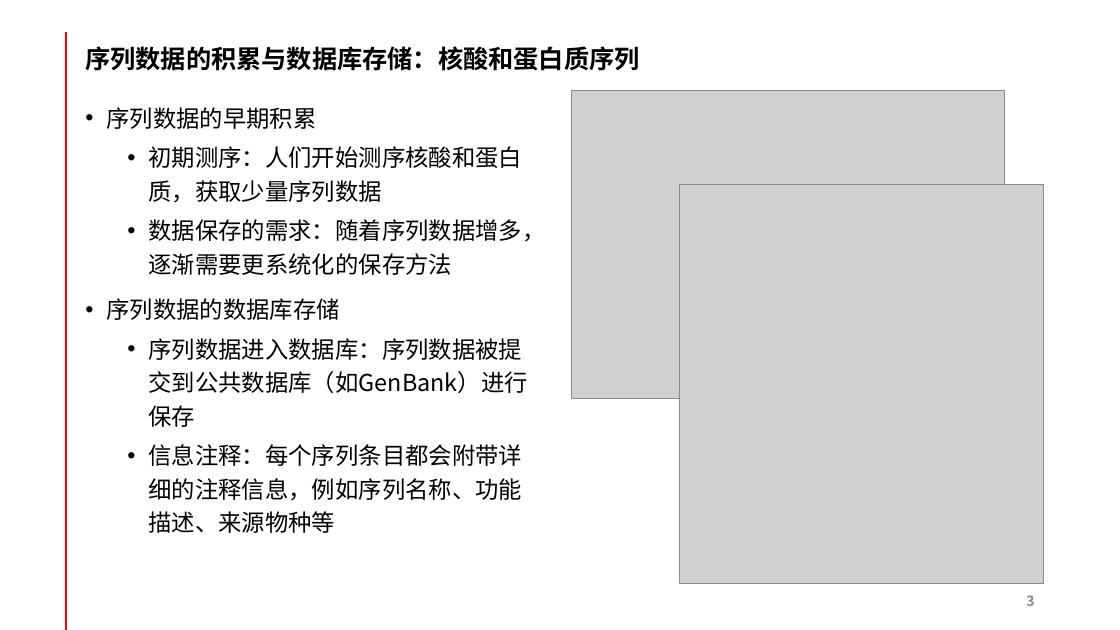
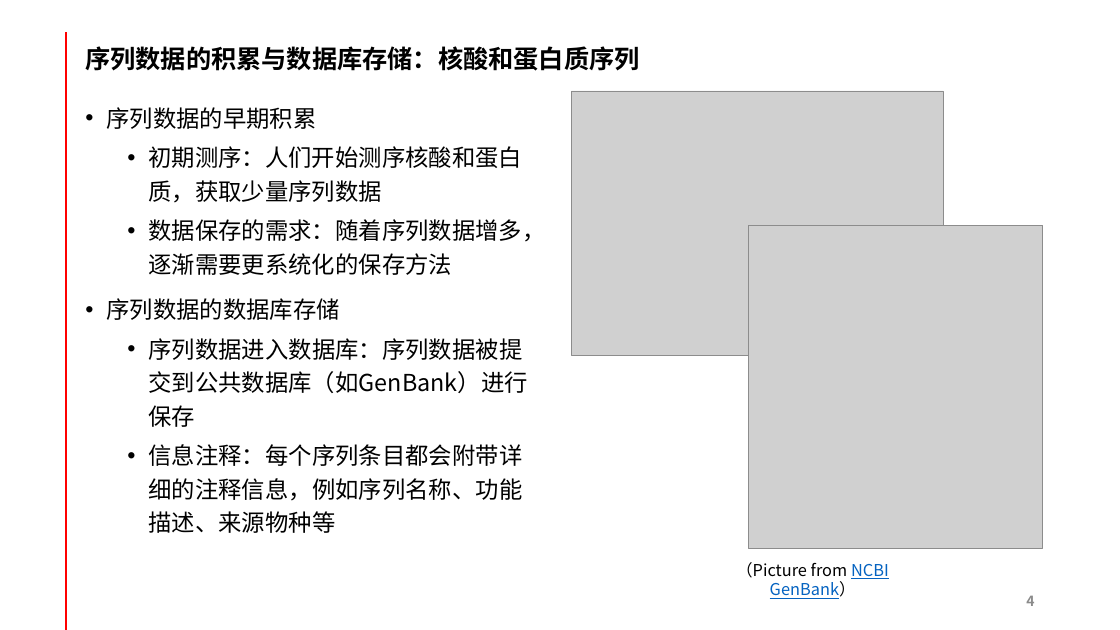
Before and after one commit to yanlinlin82/share, a slide deck: slide 4 of 颜林林-生物信息学中的信息搜索方法-20240909.pptx (slide 3 before the commit). Drawn at 1120x630 pixels with LibreOffice and Linux fonts; fonts in the diff are those of the drawing; grey boxes stand for pictures. Boxes give left, top, right and bottom in pixels: in the first picture for what was removed or moved away, otherwise in the second. Text is boxed around its words. In the diff, an @@ line names an element or a change of style, - is before the commit and + after.

```diff
--- a/颜林林-生物信息学中的信息搜索方法-20240909.pptx
+++ b/颜林林-生物信息学中的信息搜索方法-20240909.pptx
@@ picture: place and size @@
-picture at [571, 91, 1004, 398]
+picture at [571, 91, 943, 355]
@@ picture: place and size @@
-picture at [680, 185, 1044, 584]
+picture at [749, 225, 1044, 549]
@@ text added at [736, 562, 889, 599], 14 pt, text #000000 @@
+（Picture from NCBI GenBank）
@@ page number at [1026, 595, 1034, 606]: text changed @@
-3
+4
```
Also in this commit, not shown: 7 other slides changed, 1 slide added.
